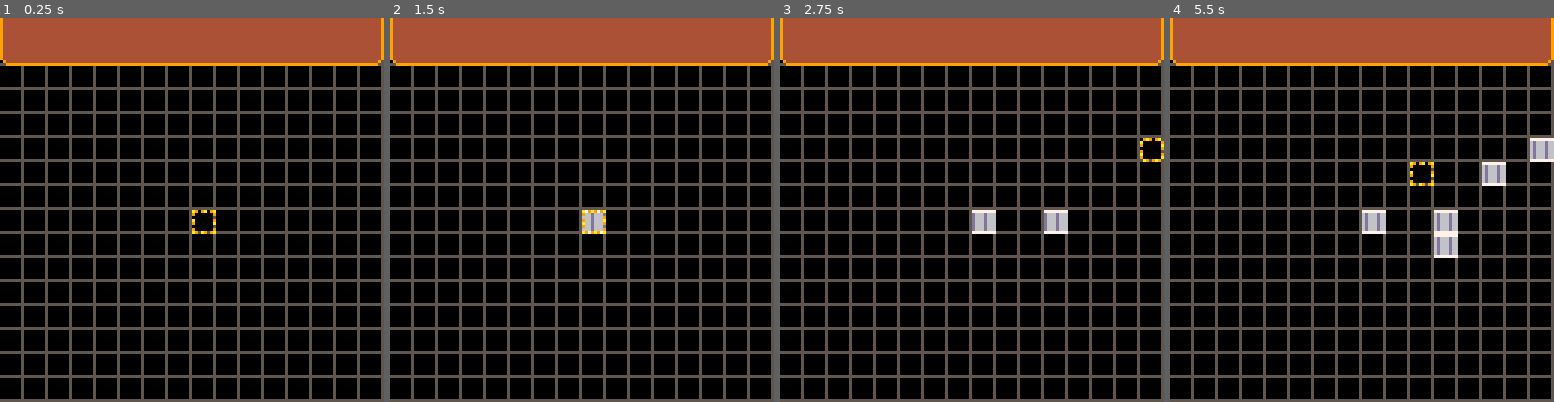
Above: before the commit, frames 1-4 (left to right).
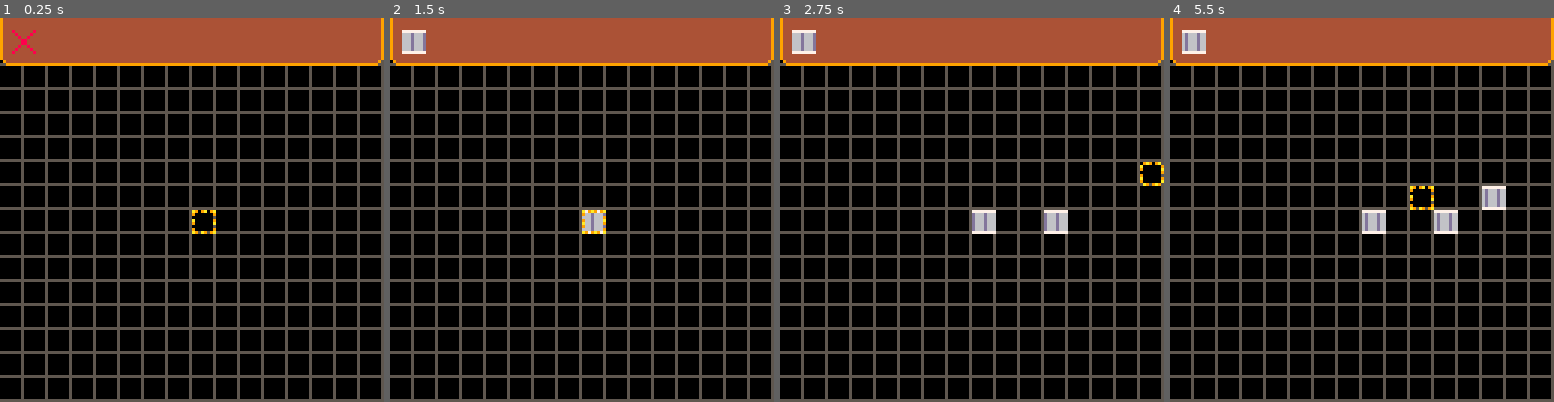
Above: after the commit, the same moments.

Repository: Obama360/factory8
Game: PICO-8 cartridge factory.p8
The game is run twice, just before and just after one commit, with the same random seed, the same clock (stepped at 60 frames per second) and the same inputs.
Inputs:
- Up to frame 1 (0.25 s): no input
- Up to frame 2 (1.5 s): tap X (X key) at 0.33, 1.07 s; tap O (Z key) at 0.7 s
- Up to frame 3 (2.75 s): hold Right 1.6-2.1 s; tap O (Z key) at 1.7, 2.1, 2.5 s; tap X (X key) at 1.85 s; hold Up 2.15-2.42 s; hold Right from 2.47 s (still down)
- Up to frame 4 (5.5 s): tap O (Z key) every 0.4 s from 2.9 to 5.3 s; tap X (X key) at 2.97, 4.08, 5.2 s; release Right at 3.03 s; hold Left 3.08-3.58 s; hold Down 3.63-3.97 s; hold Right 4.02-4.68 s; hold Up 4.73-5.03 s; hold Left from 5.08 s (still down)

The runs differ from the first frame. In frame 1, 0.1% of the frame differs, in the area x 3-10%, y 3-10%; in frame 2, 0.4%; in frame 3, 0.6%; in frame 4, 2.2%, in the area x 3-100%, y 3-63%.

Commit message:
Update factory.p8

Diff:
--- a/factory.p8
+++ b/factory.p8
@@ -15,6 +15,8 @@
 	end
 end
 
+print()
+
 --sprite keyframe update function
 function update_kfm()
 	if time() > spc_kcs+spc_kus then
@@ -63,13 +65,27 @@
 
 	if btn(❎) then
 		pnt={crs_x, crs_y}
-		spc[pnt] = 132
+		if itm[itm_slt] == 128 then
+			spc[pnt] = nil
+		else
+			spc[pnt] = itm[itm_slt]
+		end
+	end
+
+	if btn(🅾️) and crs_ccd == 0 then
+		crs_ccd = crs_cdn
+		if itm_slt == #itm then
+			itm_slt = 1
+		else
+			itm_slt = itm_slt + 1
+		end
 	end
 end
 
 function _draw()
 	cls()
 	map(0,0)
+	spr(itm[itm_slt]+spc_kfm,4,4)
 	draw_spc()
 	spr(crs_frm, crs_x, crs_y)
 end
@@ -89,6 +105,16 @@
 spc_kcs = 0			--keyframe current state
 spc_kfm = 0			--current keyframe
 spc_mkf = 3			--max keyframes
+
+-- items
+itm_slt = 1 	--selected item
+itm_dft = 64 --default tile
+
+itm = {
+	128, --delete
+	132, --belt straight right
+	136, --belt straight left
+}
 __gfx__
 00000000a909a09a9a909a0909a909a0a09a909a0000000000000000000000000000000000000000000000000000000000000000000000000000000000000000
 00000000900000090000000aa0000009900000000000000000000000000000000000000000000000000000000000000000000000000000000000000000000000
@@ -154,14 +180,14 @@
 00000000000000000000000000000000000000000000000000000000000000000000000000000000000000000000000000000000000000000000000000000000
 00000000000000000000000000000000000000000000000000000000000000000000000000000000000000000000000000000000000000000000000000000000
 00000000000000000000000000000000000000000000000000000000000000000000000000000000000000000000000000000000000000000000000000000000
-00000000000000000000000000000000777777777777777777777777777777770000000000000000000000000000000000000000000000000000000000000000
-00888800008888000088880000888800d666d6666d666d6666d666d6666d666d0000000000000000000000000000000000000000000000000000000000000000
-06cc88800c6c88800cc688800c6c8880d666d6666d666d6666d666d6666d666d0000000000000000000000000000000000000000000000000000000000000000
-0ccc88800ccc88800ccc88800ccc8880d666d6666d666d6666d666d6666d666d0000000000000000000000000000000000000000000000000000000000000000
-00888880008888800088888000888880d666d6666d666d6666d666d6666d666d0000000000000000000000000000000000000000000000000000000000000000
-00888800008888000088880000888800d666d6666d666d6666d666d6666d666d0000000000000000000000000000000000000000000000000000000000000000
-00800800008008000080080000800800d666d6666d666d6666d666d6666d666d0000000000000000000000000000000000000000000000000000000000000000
-00800800008008000080080000800800777777777777777777777777777777770000000000000000000000000000000000000000000000000000000000000000
+00000000800000080000000000000000777777777777777777777777777777777777777777777777777777777777777700000000000000000000000000000000
+08000080080000800800008000000000d666d6666d666d6666d666d6666d666d666d666d66d666d66d666d66d666d66600000000000000000000000000000000
+00800800008008000080080000800800d666d6666d666d6666d666d6666d666d666d666d66d666d66d666d66d666d66600000000000000000000000000000000
+00088000000880000008800000088000d666d6666d666d6666d666d6666d666d666d666d66d666d66d666d66d666d66600000000000000000000000000000000
+00088000000880000008800000088000d666d6666d666d6666d666d6666d666d666d666d66d666d66d666d66d666d66600000000000000000000000000000000
+00800800008008000080080000800800d666d6666d666d6666d666d6666d666d666d666d66d666d66d666d66d666d66600000000000000000000000000000000
+08000080080000800800008000000000d666d6666d666d6666d666d6666d666d666d666d66d666d66d666d66d666d66600000000000000000000000000000000
+00000000800000080000000000000000777777777777777777777777777777777777777777777777777777777777777700000000000000000000000000000000
 __map__
 4544444444444444444444444444444940404040404040404040404040404040404040404040404040404040404040404040404040000000000000000000000000000000000000000000000000000000000000000000000000000000000000000000000000000000000000000000000000000000000000000000000000000000
 4647474747474747474747474747474840404040404040404040404040404040404040404040404040404040404040404040404040000000000000000000000000000000000000000000000000000000000000000000000000000000000000000000000000000000000000000000000000000000000000000000000000000000
